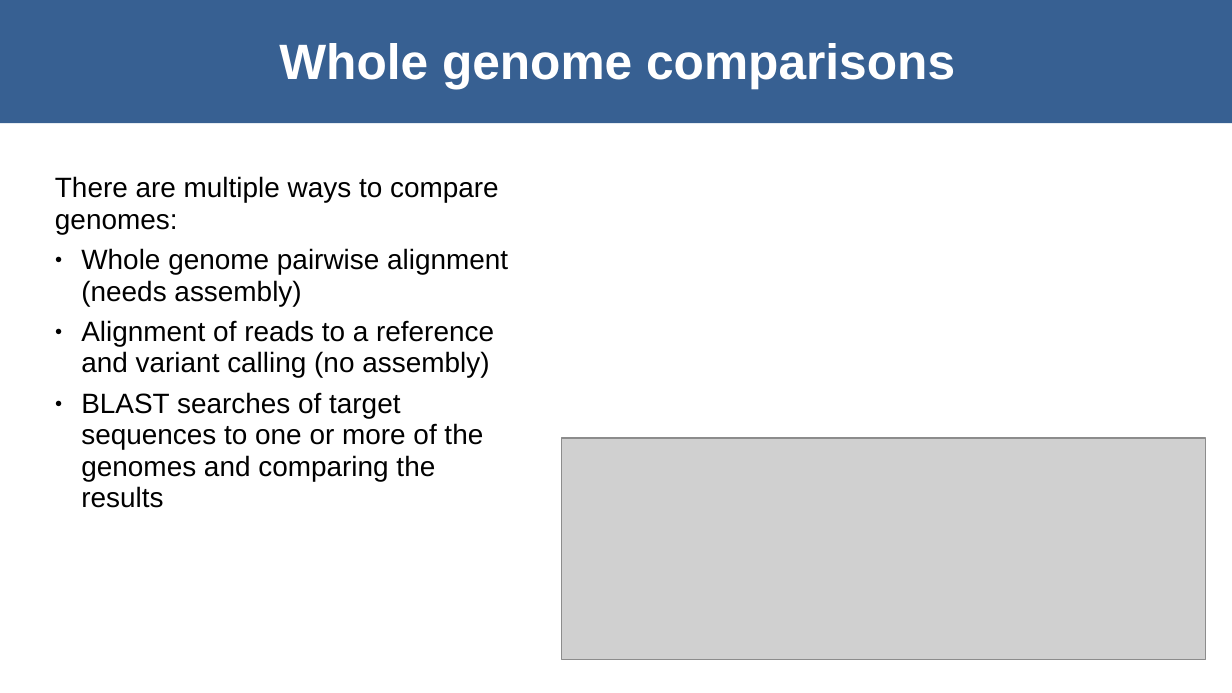
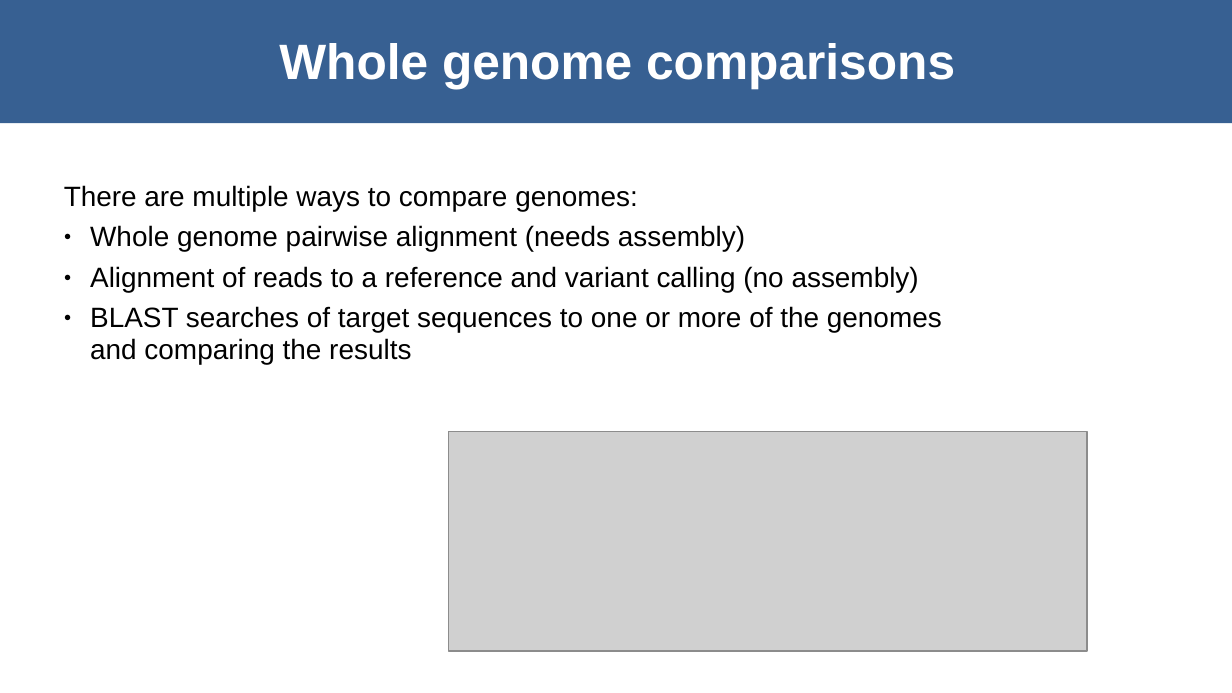
Before and after one commit to dmnfarrell/mtbdiff, a slide deck: slide 2 of orygis_project/talk_nov19.odp. Drawn at 1232x693 pixels with LibreOffice and Linux fonts; fonts in the diff are those of the drawing; grey boxes stand for pictures. Boxes give left, top, right and bottom in pixels: in the first picture for what was removed or moved away, otherwise in the second. Text is boxed around its words. In the diff, an @@ line names an element or a change of style, - is before the commit and + after.

```diff
--- a/orygis_project/talk_nov19.odp
+++ b/orygis_project/talk_nov19.odp
@@ text "There are multiple ways to ..." rewrapped from box(55, 176, 508, 508) to box(64, 185, 942, 364) @@
@@ picture: place and size @@
-picture at box(562, 438, 1206, 661)
+picture at box(449, 432, 1088, 652)
```
Also in this commit, not shown: 6 other slides changed, 2 slides added, 2 slides removed, 2 other files.
